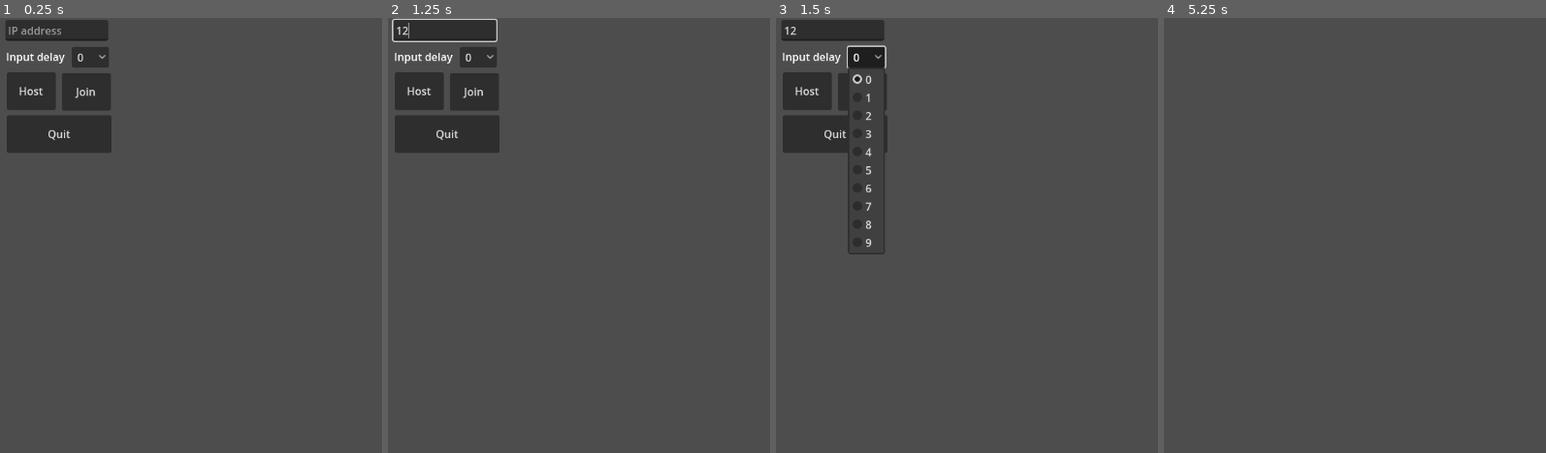
Above: before the commit, frames 1-4 (left to right).
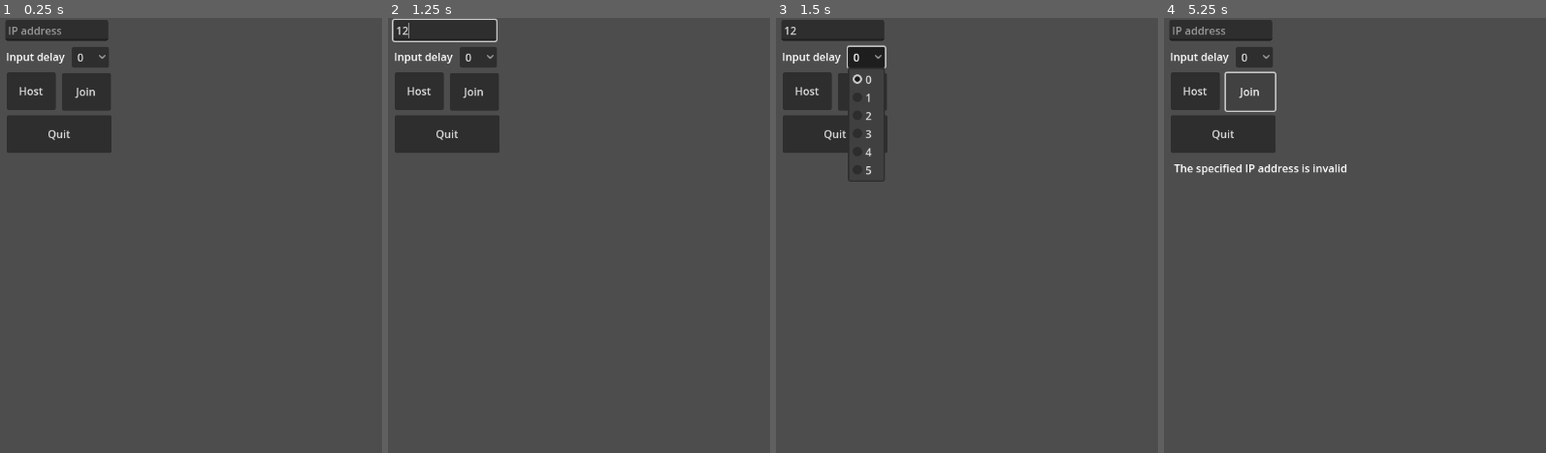
Above: after the commit, the same moments.

Repository: Stormvind/PeerToPeerPong
Game: Godot game, scene res://start_menu.tscn
The game is run twice, just before and just after one commit, with the same random seed, the same clock (stepped at 60 frames per second) and the same inputs.
Inputs (mouse positions are in pixels of both pictures, inside the frame that each line leads up to):
- Up to frame 1 (0.25 s): no input
- Up to frame 2 (1.25 s): click (445, 31) at 0.52 s; type "12" at 0.6 s
- Up to frame 3 (1.5 s): click "0" at 1.25 s
- Up to frame 4 (5.25 s): click "0" at 2 s; click "0" at 2.75 s; click "Host" at 3.5 s; click "Cancel" at 4.25 s; click "Join" at 5 s

Frames 1-2 are identical in both runs. In frame 3, 0.4% of the frame differs, in the area x 18-29%, y 37-55%; in frame 4, 5.9%, in the area x 1-48%, y 0-37%.

Commit message:
Users can now connect, but there is no game

Diff:
--- a/hosting.gd
+++ b/hosting.gd
@@ -1,11 +1,38 @@
 extends Control
-
+var Text_Edit_Status : TextEdit;
+var server := UDPServer.new();
+var peer : PacketPeerUDP;
+var has_received_start_request : bool = false;
+var time_to_start : float;
+var timer : float;
+var timer_number : int = 4;
 
 # Called when the node enters the scene tree for the first time.
 func _ready():
+	Text_Edit_Status = $Text_Edit_Status;
 	$Button_Cancel.pressed.connect(func(): get_tree().change_scene_to_file("res://start_menu.tscn"));
-
+	server.listen($"/root/Transscenic_Variables".network_port);
+	Text_Edit_Status.text = "Awaiting connection requests\n";
 
 # Called every frame. 'delta' is the elapsed time since the previous frame.
-func _process(_delta):
-	pass
+func _physics_process(_delta):
+	var current_time : float = Time.get_unix_time_from_system();
+	server.poll();
+	if !has_received_start_request:
+		if server.is_connection_available():
+			peer = server.take_connection();
+			has_received_start_request = true;
+			time_to_start = peer.get_var();
+			Text_Edit_Status.text += "A user connected. The game will begin soon\n5";
+			timer = current_time;
+		return;
+
+	if current_time >= (timer + 1.0):
+		Text_Edit_Status.text += "\n" + str(timer_number);
+		timer_number -= 1;
+		timer = current_time;
+
+	if current_time >= time_to_start:
+		get_tree().change_scene_to_file("res://pong.tscn");
+	# Sends confirmation of which time to start at
+	peer.put_var(time_to_start);
--- a/hosting.tscn
+++ b/hosting.tscn
@@ -25,7 +25,7 @@
 offset_top = 5.0
 offset_right = 559.0
 offset_bottom = 644.0
-text = "Awaiting connection requests
+text = "
 "
 editable = false
 wrap_mode = 1
--- /dev/null
+++ b/joining.gd
@@ -0,0 +1,41 @@
+extends Control
+var has_received_start_confirmation : bool = false;
+var UDP := PacketPeerUDP.new();
+var time_to_start : float;
+var Text_Edit_Status : TextEdit;
+var timeout_timer : float = Time.get_unix_time_from_system() + 10;
+var timer : float;
+var timer_number : int;
+
+# Called when the node enters the scene tree for the first time.
+func _ready():
+	UDP.connect_to_host($"/root/Transscenic_Variables".peer_address,
+	$"/root/Transscenic_Variables".network_port);
+	Text_Edit_Status = $Text_Edit_Status;
+	Text_Edit_Status.text = "Attempting to connect. Giving up if no connection is made in 10 seconds\n";
+
+# Called every frame. 'delta' is the elapsed time since the previous frame.
+func _process(_delta):
+	var current_time : float = Time.get_unix_time_from_system();
+
+	if ((current_time >= timeout_timer) && !has_received_start_confirmation):
+		get_tree().change_scene_to_file("res://start_menu.tscn");
+
+	if !has_received_start_confirmation:
+		UDP.put_var(current_time + 5.0);
+		if UDP.get_available_packet_count() > 0:
+			time_to_start = UDP.get_var();
+			has_received_start_confirmation = true;
+			timer_number = round(time_to_start - current_time);
+			timer = current_time + 1;
+			Text_Edit_Status.text += "Connected to host. The game will begin soon\n" \
+			+ str(timer_number) + "\n";
+		return;
+
+	if current_time >= time_to_start:
+		get_tree().change_scene_to_file("res://pong.tscn");
+
+	if current_time >= timer:
+		timer_number -= 1;
+		Text_Edit_Status.text += str(timer_number) + "\n";
+		timer = current_time + 1;
--- a/joining.tscn
+++ b/joining.tscn
@@ -1,4 +1,6 @@
-[gd_scene format=3 uid="uid://ciqjjt0dj7bfh"]
+[gd_scene load_steps=2 format=3 uid="uid://ciqjjt0dj7bfh"]
+
+[ext_resource type="Script" path="res://joining.gd" id="1_no0ti"]
 
 [node name="Control" type="Control"]
 layout_mode = 3
@@ -7,3 +9,11 @@
 anchor_bottom = 1.0
 grow_horizontal = 2
 grow_vertical = 2
+script = ExtResource("1_no0ti")
+
+[node name="Text_Edit_Status" type="TextEdit" parent="."]
+layout_mode = 0
+offset_right = 741.0
+offset_bottom = 648.0
+editable = false
+wrap_mode = 1
--- /dev/null
+++ b/pong.gd
@@ -0,0 +1,11 @@
+extends Node2D
+
+
+# Called when the node enters the scene tree for the first time.
+func _ready():
+	RenderingServer.set_default_clear_color(Color(0,0,0))
+
+
+# Called every frame. 'delta' is the elapsed time since the previous frame.
+func _process(delta):
+	pass
--- /dev/null
+++ b/pong.tscn
@@ -0,0 +1,18 @@
+[gd_scene load_steps=2 format=3 uid="uid://gt0yeoiphjtp"]
+
+[ext_resource type="Script" path="res://pong.gd" id="1_gmm7u"]
+
+[node name="Node2D" type="Node2D"]
+script = ExtResource("1_gmm7u")
+
+[node name="Label_Timer" type="Label" parent="."]
+offset_left = 585.0
+offset_right = 604.0
+offset_bottom = 23.0
+text = "99"
+horizontal_alignment = 1
+
+[node name="Label_Latency" type="Label" parent="."]
+offset_right = 40.0
+offset_bottom = 23.0
+text = "0 ms"
--- a/project.godot
+++ b/project.godot
@@ -13,6 +13,7 @@
 config/name="D:/GodotProjects/PeerToPeerPong"
 run/main_scene="res://start_menu.tscn"
 config/features=PackedStringArray("4.2", "GL Compatibility")
+boot_splash/show_image=false
 config/icon="res://icon.svg"
 
 [autoload]
--- a/start_menu.gd
+++ b/start_menu.gd
@@ -1,13 +1,22 @@
 extends Control
-
+var Line_Edit_IP_Address : Node;
 
 # Called when the node enters the scene tree for the first time.
 func _ready():
+	Line_Edit_IP_Address = $Line_Edit_IP_Address;
+
+	$Button_Join.pressed.connect(func():
+			if (Line_Edit_IP_Address.text.is_valid_ip_address() == false):
+				$Label_Error.text = "The specified IP address is invalid";
+				return;
+			$"/root/Transscenic_Variables".input_delay = $Option_Button_Input_Delay.selected;
+			$"/root/Transscenic_Variables".peer_address = Line_Edit_IP_Address.text;
+			get_tree().change_scene_to_file("res://joining.tscn"));
+
 	$Button_Host.pressed.connect(func():
+		$"/root/Transscenic_Variables".input_delay = $Option_Button_Input_Delay.selected;
+		get_tree().change_scene_to_file("res://hosting.tscn"));
 
-			get_tree().change_scene_to_file("res://hosting.tscn"));
-
-	$Button_Join.pressed.connect(func(): get_tree().change_scene_to_file("res://joining.tscn"));
 	$Button_Quit.pressed.connect(func(): get_tree().quit());
 
 # Called every frame. 'delta' is the elapsed time since the previous frame.
--- a/start_menu.tscn
+++ b/start_menu.tscn
@@ -12,6 +12,7 @@
 script = ExtResource("1_k7q3n")
 
 [node name="Line_Edit_IP_Address" type="LineEdit" parent="."]
+layout_mode = 0
 offset_left = 8.0
 offset_top = 3.0
 offset_right = 161.0
@@ -20,11 +21,12 @@
 max_length = 16
 
 [node name="Option_Button_Input_Delay" type="OptionButton" parent="."]
+layout_mode = 0
 offset_left = 107.0
 offset_top = 43.0
 offset_right = 162.0
 offset_bottom = 74.0
-item_count = 10
+item_count = 6
 selected = 0
 popup/item_0/text = "0"
 popup/item_0/id = 0
@@ -38,23 +40,24 @@
 popup/item_4/id = 4
 popup/item_5/text = "5"
 popup/item_5/id = 5
-popup/item_6/text = "6"
-popup/item_6/id = 6
-popup/item_7/text = "7"
-popup/item_7/id = 7
-popup/item_8/text = "8"
-popup/item_8/id = 8
-popup/item_9/text = "9"
-popup/item_9/id = 9
 
 [node name="Label" type="Label" parent="."]
+layout_mode = 0
 offset_left = 9.0
 offset_top = 46.0
 offset_right = 97.0
 offset_bottom = 69.0
 text = "Input delay"
 
+[node name="Label_Error" type="Label" parent="."]
+layout_mode = 0
+offset_left = 15.0
+offset_top = 212.0
+offset_right = 103.0
+offset_bottom = 235.0
+
 [node name="Button_Host" type="Button" parent="."]
+layout_mode = 0
 offset_left = 10.0
 offset_top = 81.0
 offset_right = 83.0
@@ -62,6 +65,7 @@
 text = "Host"
 
 [node name="Button_Join" type="Button" parent="."]
+layout_mode = 0
 offset_left = 92.0
 offset_top = 82.0
 offset_right = 165.0
@@ -69,6 +73,7 @@
 text = "Join"
 
 [node name="Button_Quit" type="Button" parent="."]
+layout_mode = 0
 offset_left = 10.0
 offset_top = 145.0
 offset_right = 166.0
--- a/transscenic_variables.gd
+++ b/transscenic_variables.gd
@@ -2,3 +2,4 @@
 
 var peer_address : String;
 var input_delay : int;
+var network_port : int = 31415;
